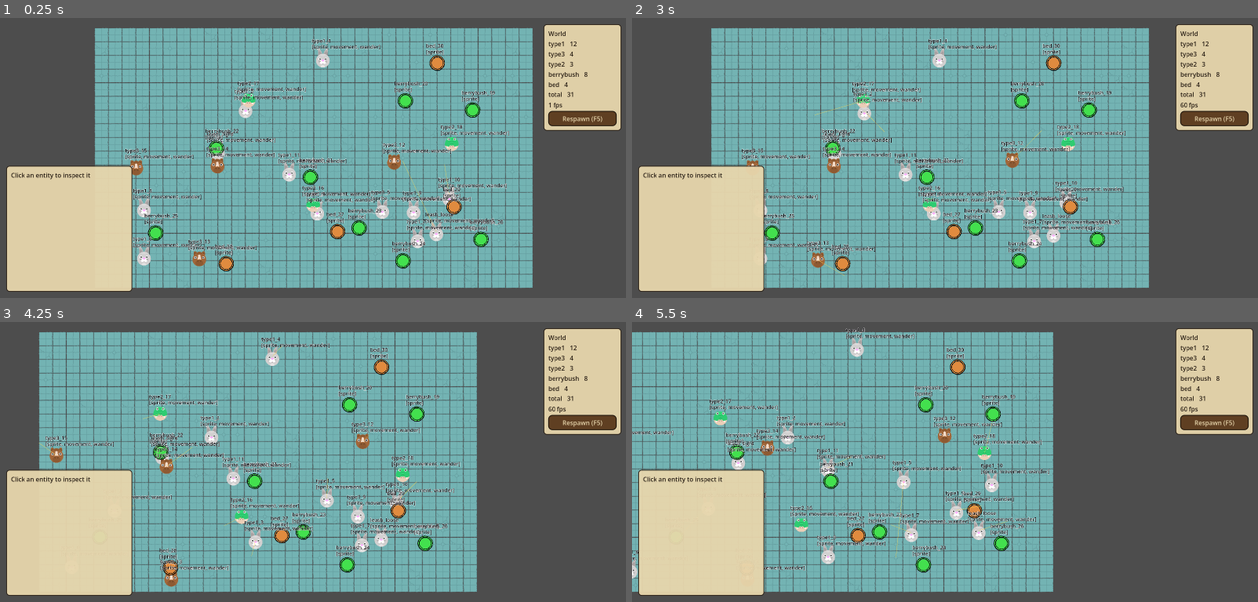
Above: before the commit, frames 1-4 (two rows, left to right).
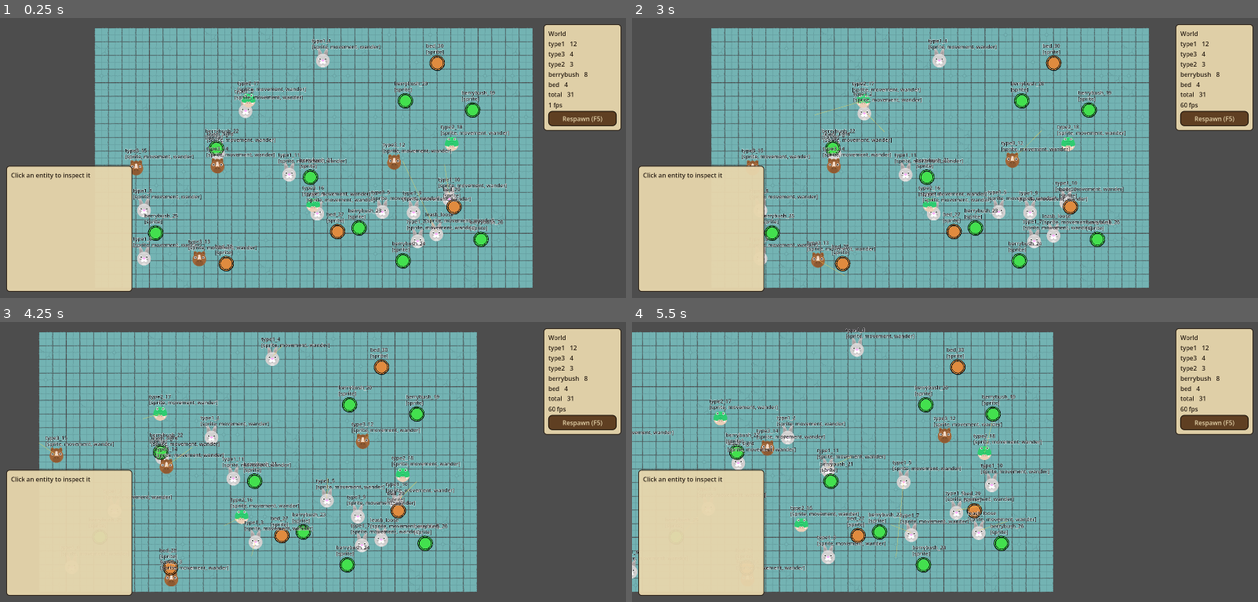
Above: after the commit, the same moments.

Repository: hafizosina/compilationpack
Game: Godot game, scene res://8. SimpleAiSystem/main.tscn
Same seed, same stepped clock (60 frames per second), same inputs: the game is played once before the commit and once after it.
Inputs (mouse positions are in pixels of both pictures, inside the frame that each line leads up to):
- Up to frame 1 (0.25 s): no input
- Up to frame 2 (3 s): click "Respawn (F5)" at 0.5 s; click "Respawn (F5)" at 1.25 s; click "Respawn (F5)" at 2 s; tap Enter at 2.75 s; move the mouse to (1082, 144) at 2.77 s; hold Right (ui_right) from 2.78 s (still down); hold Shift (sprint) from 2.78 s (still down); click (1082, 144) at 2.92 s
- Up to frame 3 (4.25 s): release Right (ui_right) at 3.5 s; release Shift (sprint) at 3.5 s; drag from (187, 476) to (281, 518) at 3.52 s
- Up to frame 4 (5.5 s): move the mouse to (1007, 400) at 4.27 s; hold Right (ui_right) 4.28-5 s; hold Shift (sprint) 4.28-5 s; drag from (913, 518) to (757, 420) at 5.02 s

The runs differ from the first frame. In frame 1, 0.3% of the frame differs, in the area x 21-81%, y 7-91%; in frame 2, 0.2%; in frame 3, 0.2%; in frame 4, 0.2%.

Commit message:
refactor(sim): author the world as a flat entry list, drop scatter rules

Diff:
--- a/8. SimpleAiSystem/defs/sim_entity_def.gd
+++ b/8. SimpleAiSystem/defs/sim_entity_def.gd
@@ -5,7 +5,7 @@
 ## What the thing *is* equals which components this lists. There is no type
 ## hierarchy and no per-type scene: a new creature is a new .tres.
 
-## Stable lookup id, referenced by SimPlacement.type and SimScatter.type.
+## Stable lookup id, referenced by SimPlacement.type.
 @export var id: StringName = &""
 ## Human-readable name, shown by the debug overlay and the stats panel.
 @export var display_name: String = ""
--- a/8. SimpleAiSystem/defs/sim_scatter.gd
+++ /dev/null
@@ -1,19 +0,0 @@
-class_name SimScatter
-extends Resource
-
-## A bulk placement rule: "N of this type, randomly inside this area". Expanded
-## by SimEntityFactory at spawn time so a 30-entity world stays a six-row file.
-## Changing `count` is a one-field edit — no new rows, no code.
-
-## Blueprint id to spawn, looked up in the SimEntityCatalog.
-@export var type: StringName = &""
-## How many to place.
-@export var count: int = 1
-## Region to scatter within, in world space.
-@export var area: Rect2 = SimConst.WORLD_BOUNDS
-## Fixed RNG seed so a given world file always scatters identically. Named
-## `rng_seed` because `seed` is a built-in GDScript function.
-@export var rng_seed: int = 0
-## Overrides applied to every entity this rule places (same shape as
-## SimPlacement.overrides).
-@export var overrides: Dictionary = {}
--- a/8. SimpleAiSystem/defs/sim_world_def.gd
+++ b/8. SimpleAiSystem/defs/sim_world_def.gd
@@ -4,8 +4,7 @@
 ## The placement list — one world, authored as data. Blueprints live in the
 ## SimEntityCatalog; this file only says what goes where.
 
-## Explicitly placed entities. Use these for anything whose position matters or
-## that carries a per-instance override.
+## Every entity in this world, one row each: type, position and any
+## per-instance overrides. Distribution is authored here rather than generated —
+## a placement algorithm can write this list, but the factory only reads it.
 @export var entries: Array[SimPlacement] = []
-## Bulk scatter rules, expanded after `entries`. Use these for filler population.
-@export var scatters: Array[SimScatter] = []
--- a/8. SimpleAiSystem/defs/world1.tres
+++ b/8. SimpleAiSystem/defs/world1.tres
@@ -2,66 +2,203 @@
 
 [ext_resource type="Script" uid="uid://bed27uqyvu6ix" path="res://8. SimpleAiSystem/defs/sim_world_def.gd" id="1_world"]
 [ext_resource type="Script" uid="uid://cxh6wmbcf1dfa" path="res://8. SimpleAiSystem/defs/sim_placement.gd" id="2_placement"]
-[ext_resource type="Script" uid="uid://dxrt1flnxshws" path="res://8. SimpleAiSystem/defs/sim_scatter.gd" id="3_scatter"]
-
-[sub_resource type="Resource" id="Resource_leash_tight"]
+
+[sub_resource type="Resource" id="Resource_e00"]
 script = ExtResource("2_placement")
 entity_name = "leash_tight"
 type = &"type1"
-position = Vector2(384, 384)
+position = Vector2(384.0, 384.0)
 overrides = {
 "wander": {
 "radius": 48.0
 }
 }
 
-[sub_resource type="Resource" id="Resource_leash_loose"]
+[sub_resource type="Resource" id="Resource_e01"]
 script = ExtResource("2_placement")
 entity_name = "leash_loose"
 type = &"type1"
-position = Vector2(1408, 768)
+position = Vector2(1408.0, 768.0)
 overrides = {
 "wander": {
 "radius": 400.0
 }
 }
 
-[sub_resource type="Resource" id="Resource_scatter_type1"]
-script = ExtResource("3_scatter")
-type = &"type1"
-count = 10
-area = Rect2(-100, -100, 1860, 1030)
-rng_seed = 1
-
-[sub_resource type="Resource" id="Resource_scatter_type3"]
-script = ExtResource("3_scatter")
-type = &"type3"
-count = 4
-area = Rect2(-100, -100, 1860, 1030)
-rng_seed = 2
-
-[sub_resource type="Resource" id="Resource_scatter_type2"]
-script = ExtResource("3_scatter")
+[sub_resource type="Resource" id="Resource_e02"]
+script = ExtResource("2_placement")
+entity_name = "type1_2"
+type = &"type1"
+position = Vector2(513.0, 184.9)
+
+[sub_resource type="Resource" id="Resource_e03"]
+script = ExtResource("2_placement")
+entity_name = "type1_3"
+type = &"type1"
+position = Vector2(848.2, 664.3)
+
+[sub_resource type="Resource" id="Resource_e04"]
+script = ExtResource("2_placement")
+entity_name = "type1_4"
+type = &"type1"
+position = Vector2(874.4, -51.1)
+
+[sub_resource type="Resource" id="Resource_e05"]
+script = ExtResource("2_placement")
+entity_name = "type1_5"
+type = &"type1"
+position = Vector2(1152.0, 656.7)
+
+[sub_resource type="Resource" id="Resource_e06"]
+script = ExtResource("2_placement")
+entity_name = "type1_6"
+type = &"type1"
+position = Vector2(38.6, 874.7)
+
+[sub_resource type="Resource" id="Resource_e07"]
+script = ExtResource("2_placement")
+entity_name = "type1_7"
+type = &"type1"
+position = Vector2(1317.4, 793.7)
+
+[sub_resource type="Resource" id="Resource_e08"]
+script = ExtResource("2_placement")
+entity_name = "type1_8"
+type = &"type1"
+position = Vector2(38.6, 649.5)
+
+[sub_resource type="Resource" id="Resource_e09"]
+script = ExtResource("2_placement")
+entity_name = "type1_9"
+type = &"type1"
+position = Vector2(1298.5, 659.9)
+
+[sub_resource type="Resource" id="Resource_e10"]
+script = ExtResource("2_placement")
+entity_name = "type1_10"
+type = &"type1"
+position = Vector2(1467.9, 613.3)
+
+[sub_resource type="Resource" id="Resource_e11"]
+script = ExtResource("2_placement")
+entity_name = "type1_11"
+type = &"type1"
+position = Vector2(716.8, 482.1)
+
+[sub_resource type="Resource" id="Resource_e12"]
+script = ExtResource("2_placement")
+entity_name = "type3_12"
+type = &"type3"
+position = Vector2(1207.4, 434.9)
+
+[sub_resource type="Resource" id="Resource_e13"]
+script = ExtResource("2_placement")
+entity_name = "type3_13"
+type = &"type3"
+position = Vector2(297.1, 887.2)
+
+[sub_resource type="Resource" id="Resource_e14"]
+script = ExtResource("2_placement")
+entity_name = "type3_14"
+type = &"type3"
+position = Vector2(381.7, 452.8)
+
+[sub_resource type="Resource" id="Resource_e15"]
+script = ExtResource("2_placement")
+entity_name = "type3_15"
+type = &"type3"
+position = Vector2(2.0, 461.8)
+
+[sub_resource type="Resource" id="Resource_e16"]
+script = ExtResource("2_placement")
+entity_name = "type2_16"
 type = &"type2"
-count = 3
-area = Rect2(-100, -100, 1860, 1030)
-rng_seed = 3
-
-[sub_resource type="Resource" id="Resource_scatter_bush"]
-script = ExtResource("3_scatter")
-type = &"berrybush"
-count = 8
-area = Rect2(-100, -100, 1860, 1030)
-rng_seed = 4
-
-[sub_resource type="Resource" id="Resource_scatter_bed"]
-script = ExtResource("3_scatter")
-type = &"bed"
-count = 4
-area = Rect2(-100, -100, 1860, 1030)
-rng_seed = 5
+position = Vector2(829.1, 636.4)
+
+[sub_resource type="Resource" id="Resource_e17"]
+script = ExtResource("2_placement")
+entity_name = "type2_17"
+type = &"type2"
+position = Vector2(527.0, 146.8)
+
+[sub_resource type="Resource" id="Resource_e18"]
+script = ExtResource("2_placement")
+entity_name = "type2_18"
+type = &"type2"
+position = Vector2(1476.6, 351.2)
+
+[sub_resource type="Resource" id="Resource_e19"]
+script = ExtResource("2_placement")
+entity_name = "berrybush_19"
+type = &"berrybush"
+position = Vector2(1574.3, 191.8)
+
+[sub_resource type="Resource" id="Resource_e20"]
+script = ExtResource("2_placement")
+entity_name = "berrybush_20"
+type = &"berrybush"
+position = Vector2(1259.8, 148.7)
+
+[sub_resource type="Resource" id="Resource_e21"]
+script = ExtResource("2_placement")
+entity_name = "berrybush_21"
+type = &"berrybush"
+position = Vector2(816.1, 505.9)
+
+[sub_resource type="Resource" id="Resource_e22"]
+script = ExtResource("2_placement")
+entity_name = "berrybush_22"
+type = &"berrybush"
+position = Vector2(376.7, 370.2)
+
+[sub_resource type="Resource" id="Resource_e23"]
+script = ExtResource("2_placement")
+entity_name = "berrybush_23"
+type = &"berrybush"
+position = Vector2(1043.5, 742.9)
+
+[sub_resource type="Resource" id="Resource_e24"]
+script = ExtResource("2_placement")
+entity_name = "berrybush_24"
+type = &"berrybush"
+position = Vector2(1248.7, 896.7)
+
+[sub_resource type="Resource" id="Resource_e25"]
+script = ExtResource("2_placement")
+entity_name = "berrybush_25"
+type = &"berrybush"
+position = Vector2(92.8, 766.7)
+
+[sub_resource type="Resource" id="Resource_e26"]
+script = ExtResource("2_placement")
+entity_name = "berrybush_26"
+type = &"berrybush"
+position = Vector2(1613.2, 796.3)
+
+[sub_resource type="Resource" id="Resource_e27"]
+script = ExtResource("2_placement")
+entity_name = "bed_27"
+type = &"bed"
+position = Vector2(943.0, 760.1)
+
+[sub_resource type="Resource" id="Resource_e28"]
+script = ExtResource("2_placement")
+entity_name = "bed_28"
+type = &"bed"
+position = Vector2(422.8, 910.1)
+
+[sub_resource type="Resource" id="Resource_e29"]
+script = ExtResource("2_placement")
+entity_name = "bed_29"
+type = &"bed"
+position = Vector2(1487.2, 644.1)
+
+[sub_resource type="Resource" id="Resource_e30"]
+script = ExtResource("2_placement")
+entity_name = "bed_30"
+type = &"bed"
+position = Vector2(1408.8, -27.8)
 
 [resource]
 script = ExtResource("1_world")
-entries = Array[ExtResource("2_placement")]([SubResource("Resource_leash_tight"), SubResource("Resource_leash_loose")])
-scatters = Array[ExtResource("3_scatter")]([SubResource("Resource_scatter_type1"), SubResource("Resource_scatter_type3"), SubResource("Resource_scatter_type2"), SubResource("Resource_scatter_bush"), SubResource("Resource_scatter_bed")])
+entries = Array[ExtResource("2_placement")]([SubResource("Resource_e00"), SubResource("Resource_e01"), SubResource("Resource_e02"), SubResource("Resource_e03"), SubResource("Resource_e04"), SubResource("Resource_e05"), SubResource("Resource_e06"), SubResource("Resource_e07"), SubResource("Resource_e08"), SubResource("Resource_e09"), SubResource("Resource_e10"), SubResource("Resource_e11"), SubResource("Resource_e12"), SubResource("Resource_e13"), SubResource("Resource_e14"), SubResource("Resource_e15"), SubResource("Resource_e16"), SubResource("Resource_e17"), SubResource("Resource_e18"), SubResource("Resource_e19"), SubResource("Resource_e20"), SubResource("Resource_e21"), SubResource("Resource_e22"), SubResource("Resource_e23"), SubResource("Resource_e24"), SubResource("Resource_e25"), SubResource("Resource_e26"), SubResource("Resource_e27"), SubResource("Resource_e28"), SubResource("Resource_e29"), SubResource("Resource_e30")])
--- a/8. SimpleAiSystem/entity/sim_entity_factory.gd
+++ b/8. SimpleAiSystem/entity/sim_entity_factory.gd
@@ -20,8 +20,7 @@
 
 var _serial: int = 0
 
-## Clears any existing entities and spawns the whole world from `world`.
-## Explicit `entries` are placed first, then each `scatters` rule is expanded.
+## Clears any existing entities and spawns one entity per `world.entries` row.
 func spawn_world() -> void:
 	if catalog == null or world == null or entities_root == null:
 		push_error("SimEntityFactory: catalog, world and entities_root must all be set")
@@ -31,10 +30,6 @@
 		if placement == null:
 			continue
 		spawn(placement.type, placement.position, placement.overrides, placement.entity_name)
-	for scatter in world.scatters:
-		if scatter == null:
-			continue
-		_spawn_scatter(scatter)
 	EventBus.sim_world_spawned.emit(census())
 
 ## Builds one entity of `type_id` at `pos`. `overrides` is keyed by component
@@ -95,17 +90,6 @@
 			counts[id] = int(counts.get(id, 0)) + 1
 	return counts
 
-func _spawn_scatter(scatter: SimScatter) -> void:
-	var rng := RandomNumberGenerator.new()
-	rng.seed = scatter.rng_seed
-	var area := scatter.area
-	for i in scatter.count:
-		var pos := Vector2(
-			rng.randf_range(area.position.x, area.end.x),
-			rng.randf_range(area.position.y, area.end.y)
-		)
-		spawn(scatter.type, pos, scatter.overrides)
-
 ## Dictionary keys authored in the inspector come back as String, while slot()
 ## returns StringName — look the slot up under both spellings.
 func _overrides_for(overrides: Dictionary, slot: StringName) -> Variant:
@@ -133,8 +117,8 @@
 func debug_report() -> void:
 	if entities_root == null:
 		return
-	print("[sim] %d entities from %d entries + %d scatter rules"
-		% [entities_root.get_child_count(), world.entries.size(), world.scatters.size()])
+	print("[sim] %d entities from %d entries"
+		% [entities_root.get_child_count(), world.entries.size()])
 	for child in entities_root.get_children():
 		if not child is SimEntity:
 			continue
--- a/8. SimpleAiSystem/sim_const.gd
+++ b/8. SimpleAiSystem/sim_const.gd
@@ -24,7 +24,7 @@
 const SPRITE_SCALE: float = 0.5
 
 ## Extents of the painted TileMapLayer in world space (tiles x -3..28, y -3..15).
-## Wander targets and scatter placements are clamped to this.
+## Wander targets are clamped to this.
 const WORLD_BOUNDS: Rect2 = Rect2(-192.0, -192.0, 2048.0, 1216.0)
 
 ## Energy spent per grid travelled at each gait. Unused until Phase 2 adds Fatigue.
Not shown, removed: 8. SimpleAiSystem/defs/sim_scatter.gd.uid
Not shown, changed: 8. SimpleAiSystem/HANDOFF.md
Not shown, changed: 8. SimpleAiSystem/MILESTONE_1_SPEC.md
